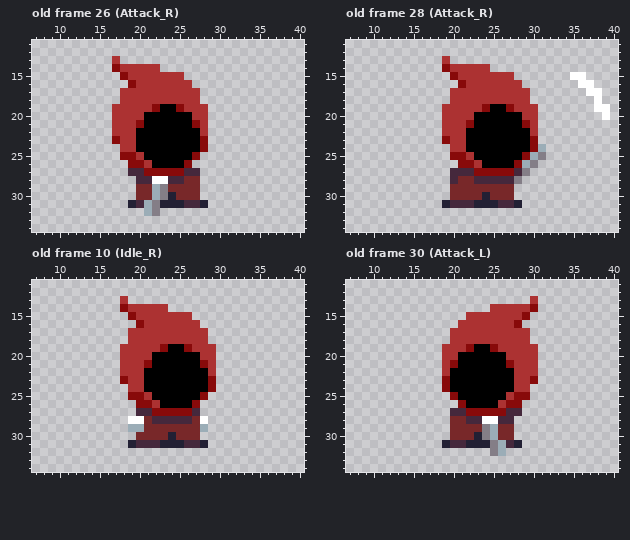
A pixel-art file gets an edit: Assets/Animation/Art/Wizard.aseprite. That is the earlier state.
48x48 pixels, 33 frames. Shown: old frame 26 (Attack_R): x 7..40, y 11..34; old frame 28 (Attack_R): x 7..40, y 11..34; old frame 10 (Idle_R): x 7..40, y 11..34; old frame 30 (Attack_L): x 7..40, y 11..34. The commit also changed other frames, which this record leaves out.
The result:
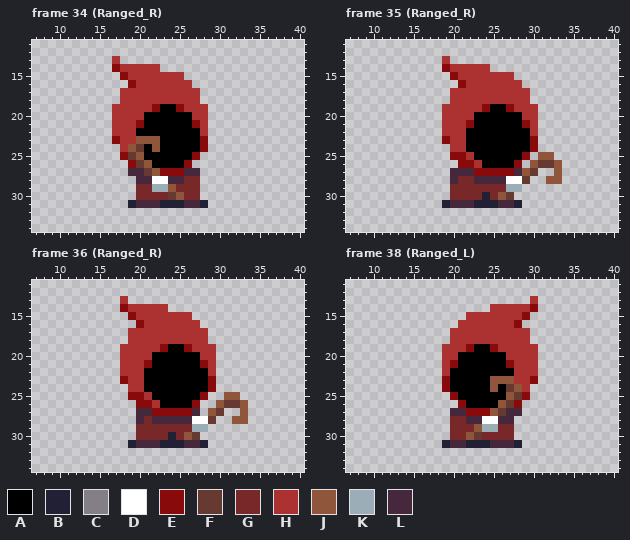
Palette (. is transparent): A #000000  B #222034  C #847e87  D #ffffff  E #880a0a  F #663931  G #782829  H #ac3232  J #8f563b  K #9badb7  L #45283c
A new or re-ordered frame is compared with the old frame closest to it.
Commit message: create ranged l and r anim
The exact change:
frames 33 -> 41
--- frame 34 (Ranged_R) is new; against old frame 26 (Attack_R), layer "Arms"
@@ x 17..27 @@
 22 HHHAAAAAAAA
-23 EHHAAAAAAAA
-24 .HHAAAAAAAA
-25 .EEHAAAAAAE
-26 ..EEHAAAAE.
-27 ..LLEEEEELL
+23 EHHJJJAAAAA
+24 .HJFAJAAAAA
+25 .EFJAAAAAAE
+26 ..EFJAAAAE.
+27 ..LLFJEEELL
 28 ...LLDDLLGG
-29 ...GGKCGGGG
-30 ...GGKCBGGG
-31 ..BLKCBBBLL
-32 ....KC.....
+29 ...GGKKJGGG
+30 ...GGGGFJGG
+31 ..BLLLBBBLL
+32 ...........
 33 ...........
--- frame 35 (Ranged_R) is new; against old frame 28 (Attack_R), layers "Swoosh_Front", "Arms"
@@ x 33..40 @@
 14 ........
-15 ..DD....
-16 ...DD...
-17 ....DD..
-18 .....D..
-19 .....DD.
-20 ......D.
+15 ........
+16 ........
+17 ........
+18 ........
+19 ........
+20 ........
 21 ........
@@ x 24..35 @@
 23 AAAAAAE.....
-24 AAAAAAEK....
-25 AAAAAEKC....
-26 AAAAEKC.....
-27 EEEELC......
-28 LLLLC.......
-29 GGGG........
-30 BGGG........
+24 AAAAAAE.....
+25 AAAAAE.JJ...
+26 AAAAE.JFFJ..
+27 EEEELJF..J..
+28 LLLDDF..JJ..
+29 GGGKK.......
+30 BGJF........
 31 BBLLB.......
--- frame 36 (Ranged_R) is new; against old frame 10 (Idle_R), layer "Arms"
@@ x 17..35 @@
 24 ..HHAAAAAAAAE......
-25 ..EEHAAAAAAE.......
-26 ...EEHAAAAE........
-27 ...LLEEEEEL........
-28 ..DDGLLLLLGD.......
-29 ..KKGGGGGGGK.......
-30 ...GGGGBGGG........
+25 ..EEHAAAAAAE..JJ...
+26 ...EEHAAAAE..JFFJ..
+27 ...LLEEEEEL.JF..J..
+28 ...LGLLLLLDDF..JJ..
+29 ...GGGGGGGKK.......
+30 ...GGGGBGJF........
 31 ..BLLLBBBLLB.......
--- frame 38 (Ranged_L) is new; against old frame 30 (Attack_L), layer "Arms"
@@ x 20..30 @@
 22 AAAAAAAAHHH
-23 AAAAAAAAHHE
-24 AAAAAAAAHH.
-25 EAAAAAAHEE.
-26 .EAAAAHEE..
-27 LLEEEEELL..
+23 AAAAAJJJHHE
+24 AAAAAJAFJH.
+25 EAAAAAAJFE.
+26 .EAAAAJFE..
+27 LLEEEJFLL..
 28 GGLLDDLL...
-29 GGGGCKGG...
-30 GGGBCKGG...
-31 LLBBBCKLB..
-32 .....CK....
+29 GGGJKKGG...
+30 GGJFGGGG...
+31 LLBBBLLLB..
+32 ...........
 33 ...........
Changed places in both pictures, as pixel boxes (x1, y1, x2, y2):
changed: (128, 136, 184, 216)
erased: (570, 72, 610, 120)
changed: (498, 144, 562, 200)
changed: (184, 392, 248, 440)
changed: (128, 416, 144, 432)
changed: (466, 376, 522, 456)
